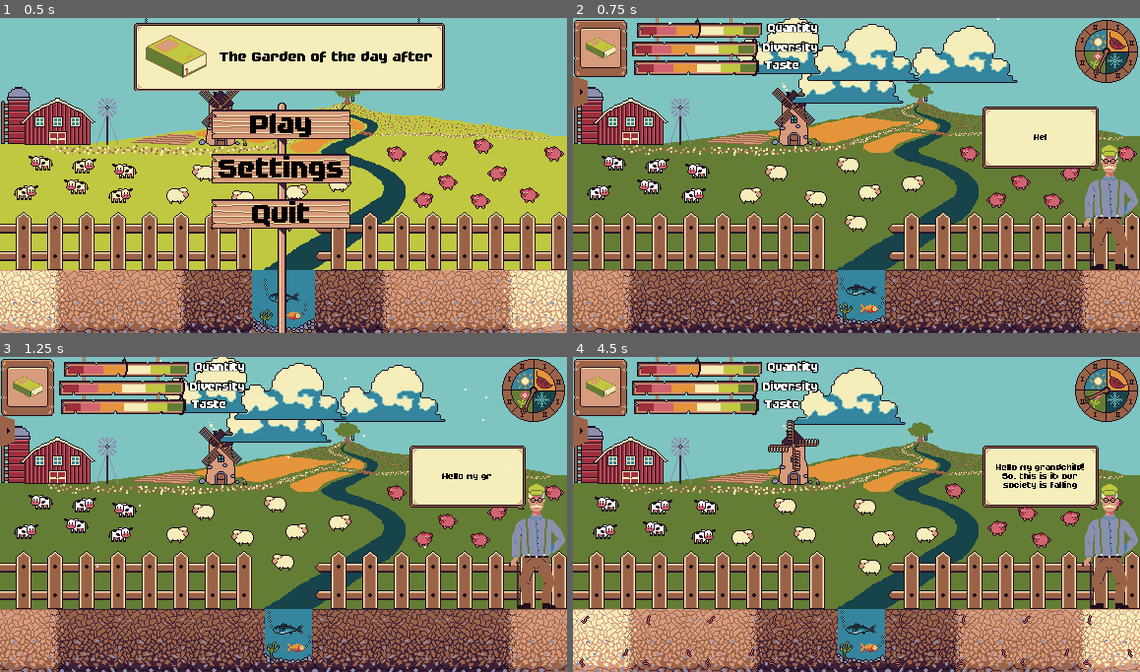
Above: before the commit, frames 1-4 (two rows, left to right).
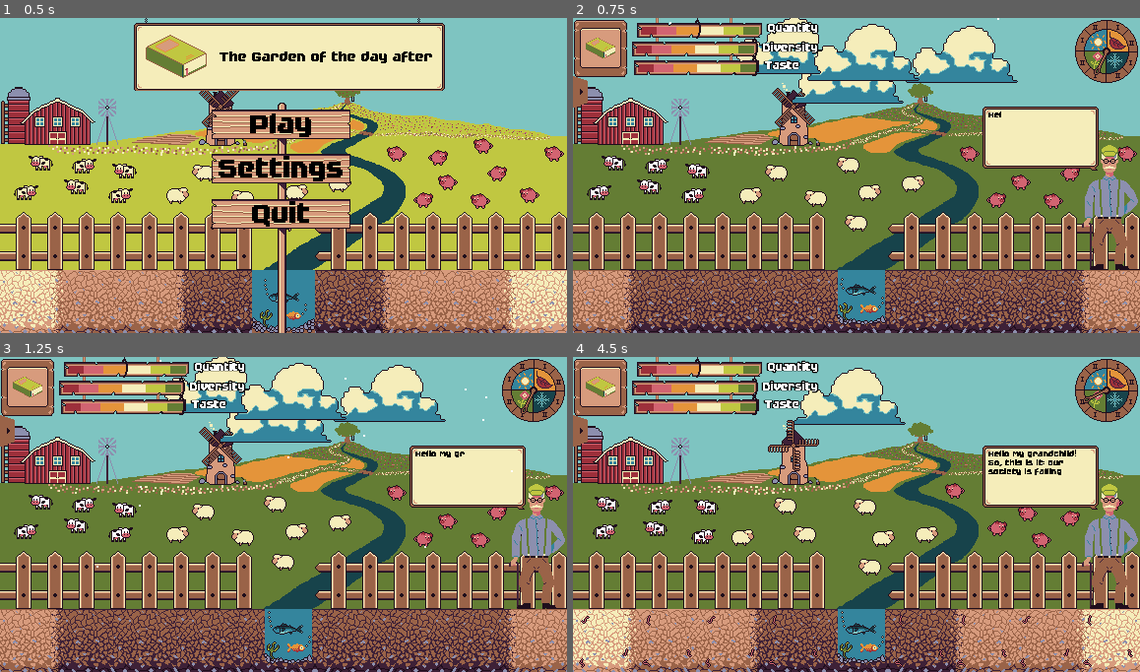
Above: after the commit, the same moments.

Repository: JustAlternate/Regenerative_Game_Jam
Game: Godot game, scene res://Scenes/menu.tscn
The game is run twice, just before and just after one commit, with the same random seed, the same clock (stepped at 60 frames per second) and the same inputs.
Inputs (mouse positions are in pixels of both pictures, inside the frame that each line leads up to):
- Up to frame 1 (0.5 s): no input
- Up to frame 2 (0.75 s): click "Play" at 0.5 s
- Up to frame 3 (1.25 s): no input
- Up to frame 4 (4.5 s): click (590, 429) at 1.25 s; click (607, 621) at 2.02 s; click (1105, 388) at 2.75 s; click (590, 429) at 3.5 s; click (607, 621) at 4.27 s

Frame 1 is identical in both runs. In frame 2, less than 0.1% of the frame differs, in the area x 73-84%, y 29-39%; in frame 3, 0.2%; in frame 4, 0.8%, in the area x 73-91%, y 29-42%.

Commit message:
dialogue

Diff:
--- a/Scenes/dialogue_grand_pere.tscn
+++ b/Scenes/dialogue_grand_pere.tscn
@@ -61,14 +61,13 @@
 [node name="Label" type="Label" parent="Panel"]
 texture_filter = 1
 layout_mode = 0
-offset_left = 7.0
-offset_right = 190.0
-offset_bottom = 97.0
+offset_left = 9.0
+offset_top = 2.0
+offset_right = 189.0
+offset_bottom = 96.0
 scale = Vector2(0.6, 0.6)
 text = "How you doin grandson ?"
 label_settings = SubResource("LabelSettings_2effw")
-horizontal_alignment = 1
-vertical_alignment = 1
 autowrap_mode = 3
 
 [node name="Button" type="Button" parent="Panel"]
